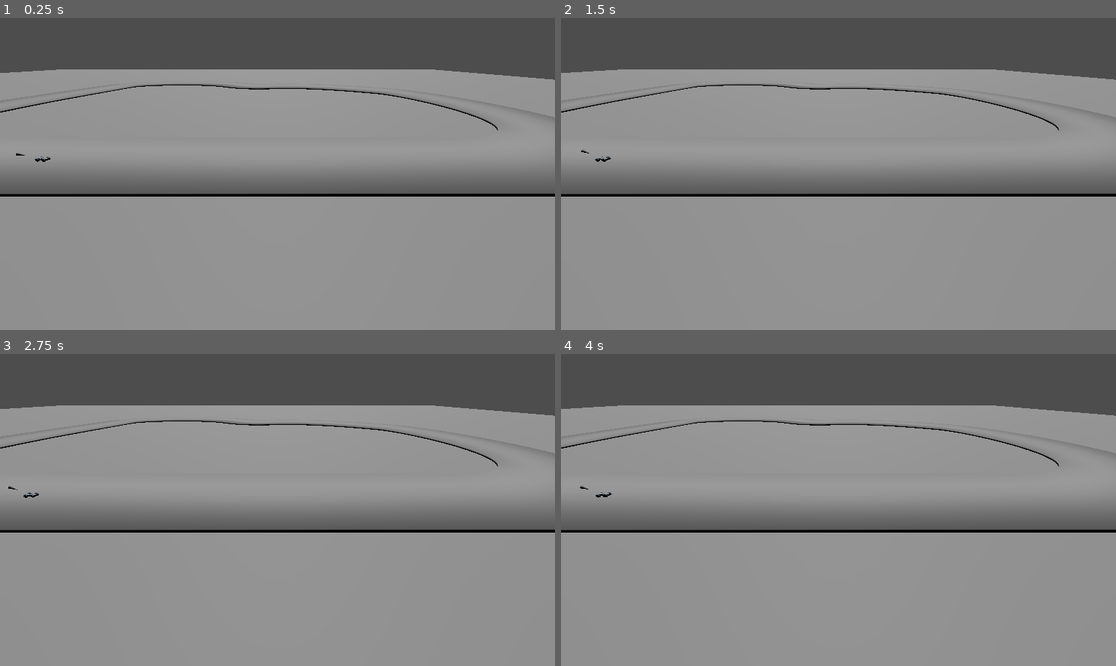
Above: before the commit, frames 1-4 (two rows, left to right).
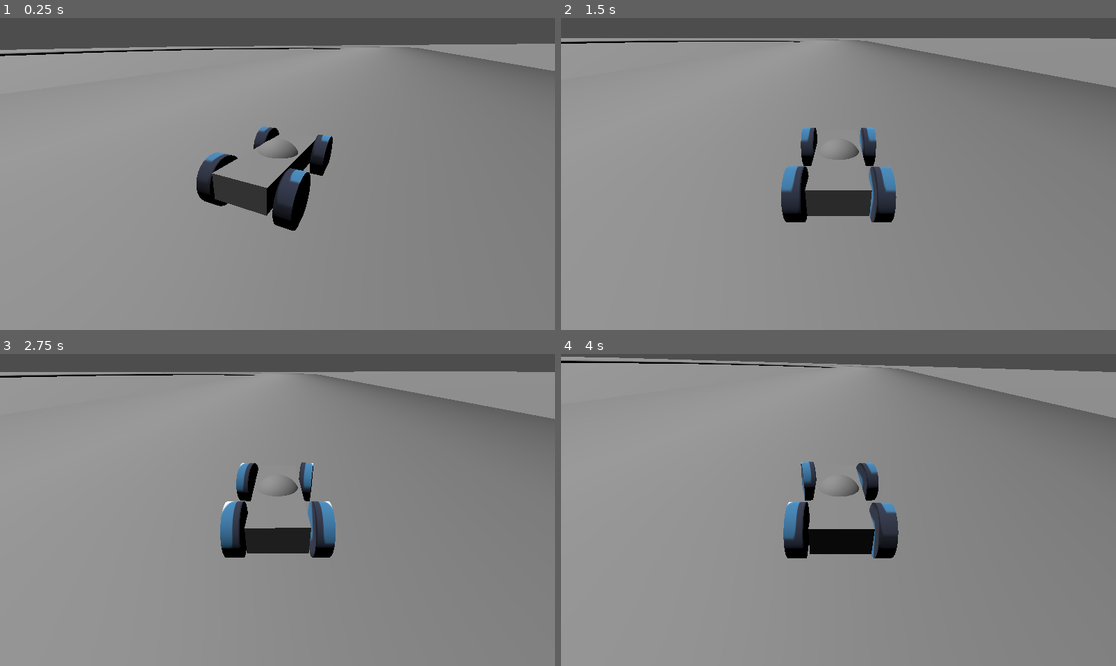
Above: after the commit, the same moments.

Repository: Eefschmeef2310/GDS-2
Game: Godot game, scene res://debug_and_testing/test_track.tscn
Same seed, same stepped clock (60 frames per second), same inputs: the game is played once before the commit and once after it. The project has no main scene, so this scene is started directly. The engine's default icon, where the game draws it, is replaced by a stand-in: a white triangle on a blue panel in a dark square.
Inputs:
- Up to frame 1 (0.25 s): no input
- Up to frame 2 (1.5 s): hold D (Right) 0.53-1.28 s; hold S (Down) from 1.28 s (still down)
- Up to frame 3 (2.75 s): release S (Down) at 2.03 s; hold D (Right) from 2.03 s (still down)
- Up to frame 4 (4 s): release D (Right) at 2.78 s; hold W (Up) 2.78-3.53 s; hold A (Left) from 3.53 s (still down)

The runs differ from the first frame. In frame 1, 20% of the frame differs, in the area x 0-100%, y 8-69%; in frame 2, 25%; in frame 3, 25%; in frame 4, 27%, in the area x 0-100%, y 0-66%.

Commit message:
fixing cam

Diff:
--- a/debug_and_testing/test_track.tscn
+++ b/debug_and_testing/test_track.tscn
@@ -91,7 +91,6 @@
 
 [node name="Camera3D" type="Camera3D" parent="."]
 transform = Transform3D(-1, 1.42109e-14, 8.74227e-08, 4.37114e-08, 0.866025, 0.5, -7.57103e-08, 0.5, -0.866025, -83, 30, -133)
-current = true
 script = SubResource("GDScript_r6rw7")
 
 [node name="Track" type="Path3D" parent="."]
--- a/kart/kart_controller.gd
+++ b/kart/kart_controller.gd
@@ -45,9 +45,9 @@
 	camera_pivot.global_position = global_position
 	#camera_pivot.global_position = camera_pivot.global_position.lerp(global_position, delta * 20.0)
 	camera_pivot.transform = camera_pivot.transform.interpolate_with(transform, delta * 5.0)
-	look = look.lerp(global_position + linear_velocity, delta)
+	#look = look.lerp(global_position + linear_velocity, delta)
 	#look = global_position + linear_velocity
-	camera.look_at(look)
+	#camera.look_at(look)
 
 #endregion
 
